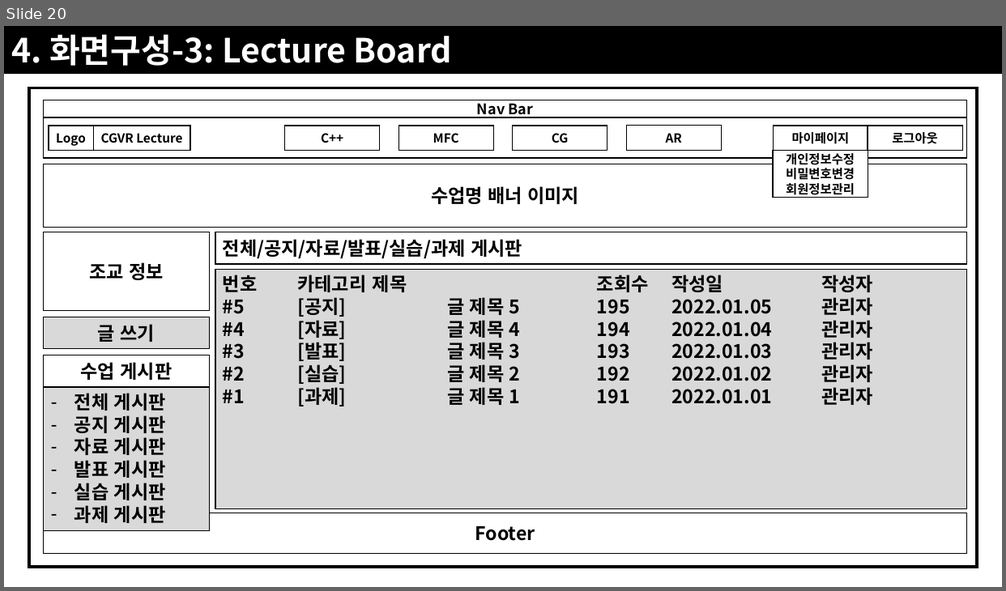
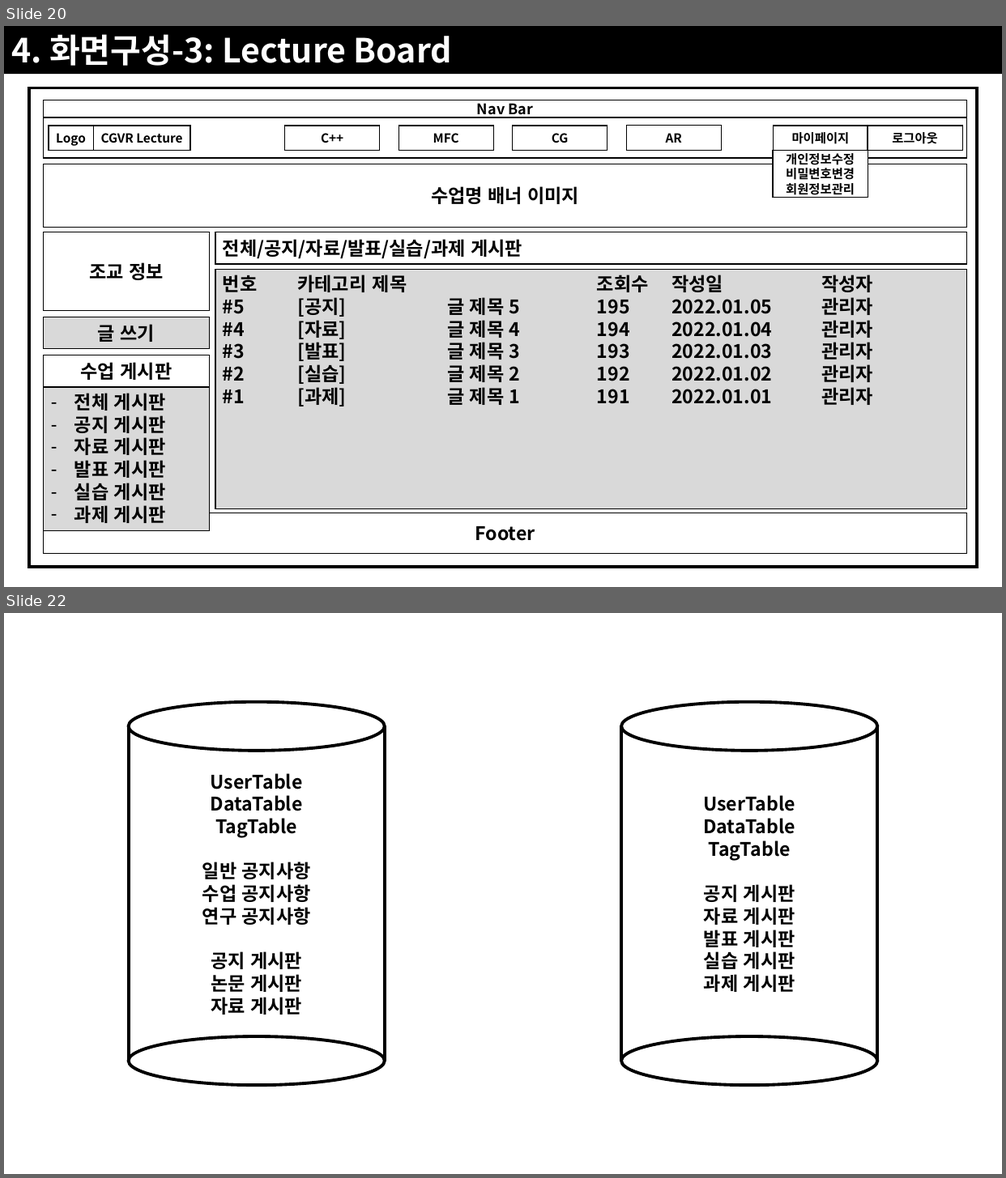
Before and after one commit to JoSihun/CGVR_Lab, a slide deck: documents/01_프로젝트_개발계획.pptx. Shown one above the other, each under a label of ours: slide 20 before the commit, slides 20 and 22 after it; the slides between them are not shown. The pictures are 1006x591 and 1006x1178 pixels, drawn with LibreOffice and Linux fonts; fonts in the diff are those of the drawing. Boxes give left, top, right and bottom in pixels: in the first picture for what was removed or moved away, otherwise in the second. Text is boxed around its words. In the diff, an @@ line names an element or a change of style, - is before the commit and + after.

Commit message:
2022.08.03(수) / 21:20

```diff
--- a/documents/01_프로젝트_개발계획.pptx
+++ b/documents/01_프로젝트_개발계획.pptx
@@ slide 22 added at (4, 613, 1002, 1174), background #FFFFFF @@
@@ group added at (128, 702, 878, 1085): 4 ellipses, 4 lines, 2 texts @@
+UserTable
+DataTable
+TagTable
+일반 공지사항
+수업 공지사항
+연구 공지사항
+공지 게시판
+논문 게시판
+자료 게시판
+UserTable
+DataTable
+TagTable
+공지 게시판
+자료 게시판
+발표 게시판
+실습 게시판
+과제 게시판
```
Also in this commit, not shown: 1 other slide added.
